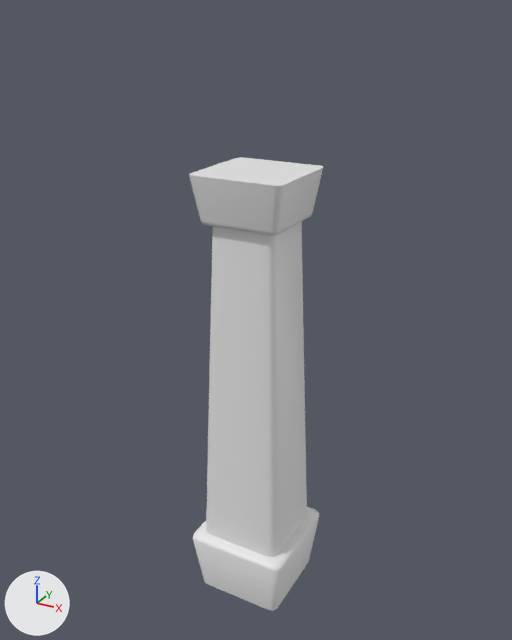
What one commit did to the FBX model Assets/Art/Environment/Meshes/SM_Pillar_01.fbx.
The view is the same before and after, from a 50 mm lens placed at (2.64, -4.84, 5.15), pointed at (-0.05, 0.07, 2.7). Lighting does not change. The marker at lower left points along +X, +Y and +Z. Where no turn or scale is listed for an object, it has been applied to the vertices.

The first picture shows 'SM_Pillar_01'.
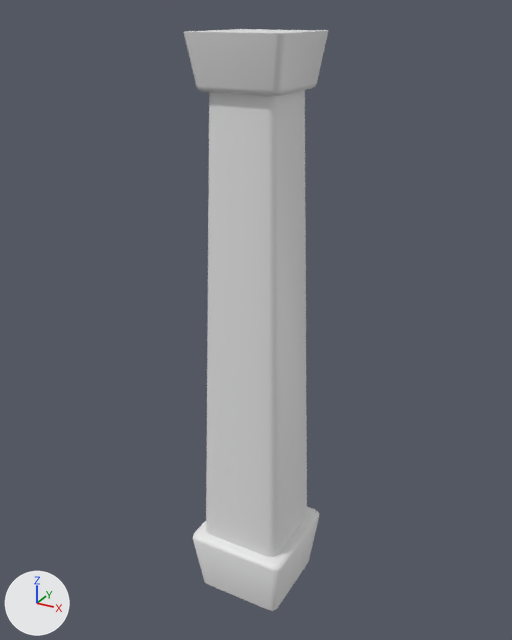
What differs and where, as boxes (x1, y1, x2, y2) in the pictures (512 x 640 px; the box of a moved part takes in the faces that stretch with it):
'SM_Pillar_01', reshaped (7% wider, 28% taller)
    before: (189, 157, 323, 611)
    after: (184, 29, 328, 611)
part 1 of me_cube_022, moved or reshaped
    before: (189, 157, 323, 511)
    after: (184, 29, 328, 511)

The change, as a diff of the scene's bpy script:
```diff
--- a/Assets/Art/Environment/Meshes/SM_Pillar_01.fbx.py
+++ b/Assets/Art/Environment/Meshes/SM_Pillar_01.fbx.py
@@ me_cube_022 @@
 me_cube_022.from_pydata(...)  # 120 vertices, 118 faces; spans x -0.47..0.47, y -0.47..0.47, z 0.0..4.0
 # used by ob_sm_pillar_01; location = (0.0, 0.0, 0.0)
+# me_cube_022 part 1: all 60 vertices in x -0.4..0.4, y -0.4..0.4, z 3.59..4.0 are moved by (0.0, 0.0, 1.0)
```
